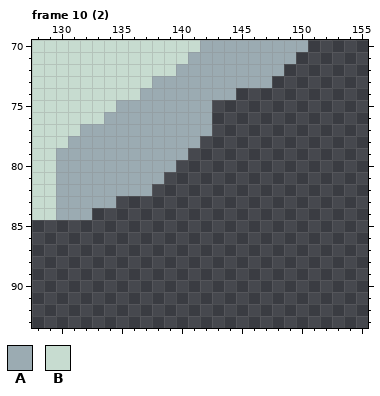
Pixel-art file: resources/kid/unpacked/asesprite/helms/steel.aseprite. The picture above was drawn from the file before the commit.
256x256 pixels, 64 frames. Pixels under 10% opacity are left out. Colours within 5 levels of each other are drawn and written as one. Shown: frame 10 (2): x 128..155, y 70..93. The commit also changed other frames or places, which this record leaves out.
Visible layers, top first: "idle", "run", "strike", "fire", "dead".
Palette (. is transparent): A #9babb2  B #c7dcd0
Pixels before, frame 10 (2), first column x 128:
70 BBBBBBBBBBBBBBAAAAAAAAA
71 BBBBBBBBBBBBBAAAAAAAAA.
72 BBBBBBBBBBBBAAAAAAAAA..
73 BBBBBBBBBBAAAAAAAAAA...
74 BBBBBBBBBAAAAAAAA......
75 BBBBBBBAAAAAAAA........
76 BBBBBBAAAAAAAAA........
77 BBBBAAAAAAAAAAA........
78 BBBAAAAAAAAAAA.........
79 BBAAAAAAAAAAA..........
80 BBAAAAAAAAAA...........
81 BBAAAAAAAAA............
82 BBAAAAAAAA.............
83 BBAAAAA................
84 BBAAA..................
Once edited:
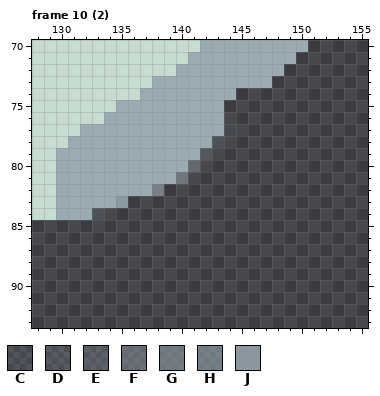
Colours new in this view: C #9babb220  D #9babb230  E #9babb240  F #9babb268  G #9babb287  H #9babb28f  J #9babb2cf
The exact change:
layer "change" added
Frame 10 (2), layer "change":
There is now colour A in rows 75 to 77 at x 143; in row 78 at x 142; in row 79 at x 141; in row 80 at x 140; in row 81 at x 139.
There is now colour C in row 77 at x 144.
There is now colour D in row 78 at x 143; in row 84 at x 133.
There is now colour E in row 79 at x 142.
There is now colour F in row 80 at x 141.
There is now colour G in row 81 at x 140.
There is now colour H in row 82 at x 138.
There is now colour J in row 83 at x 135.
Changed places in both pictures, as pixel boxes (x1, y1, x2, y2):
added: (92, 100, 236, 220)
